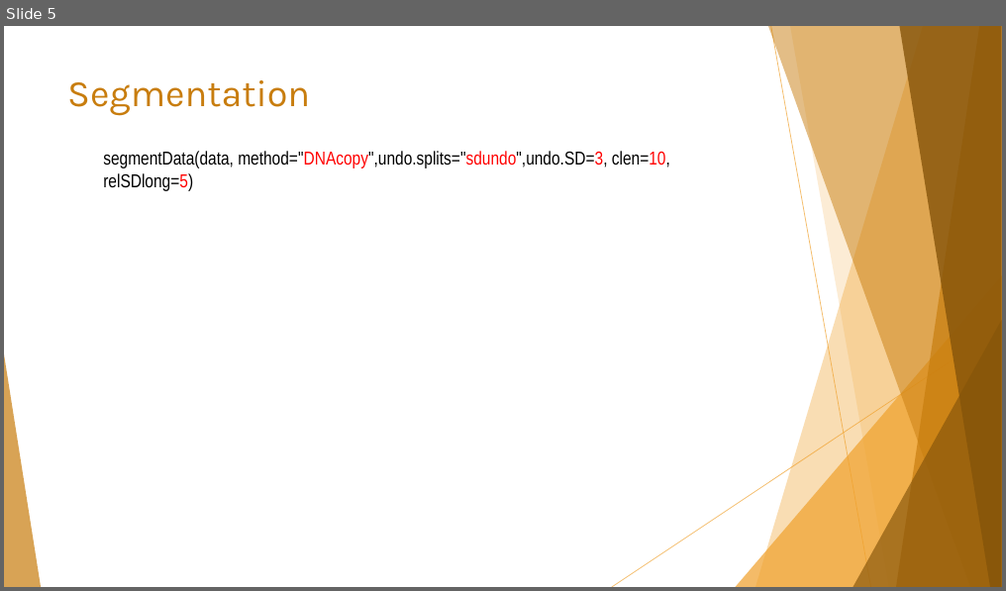
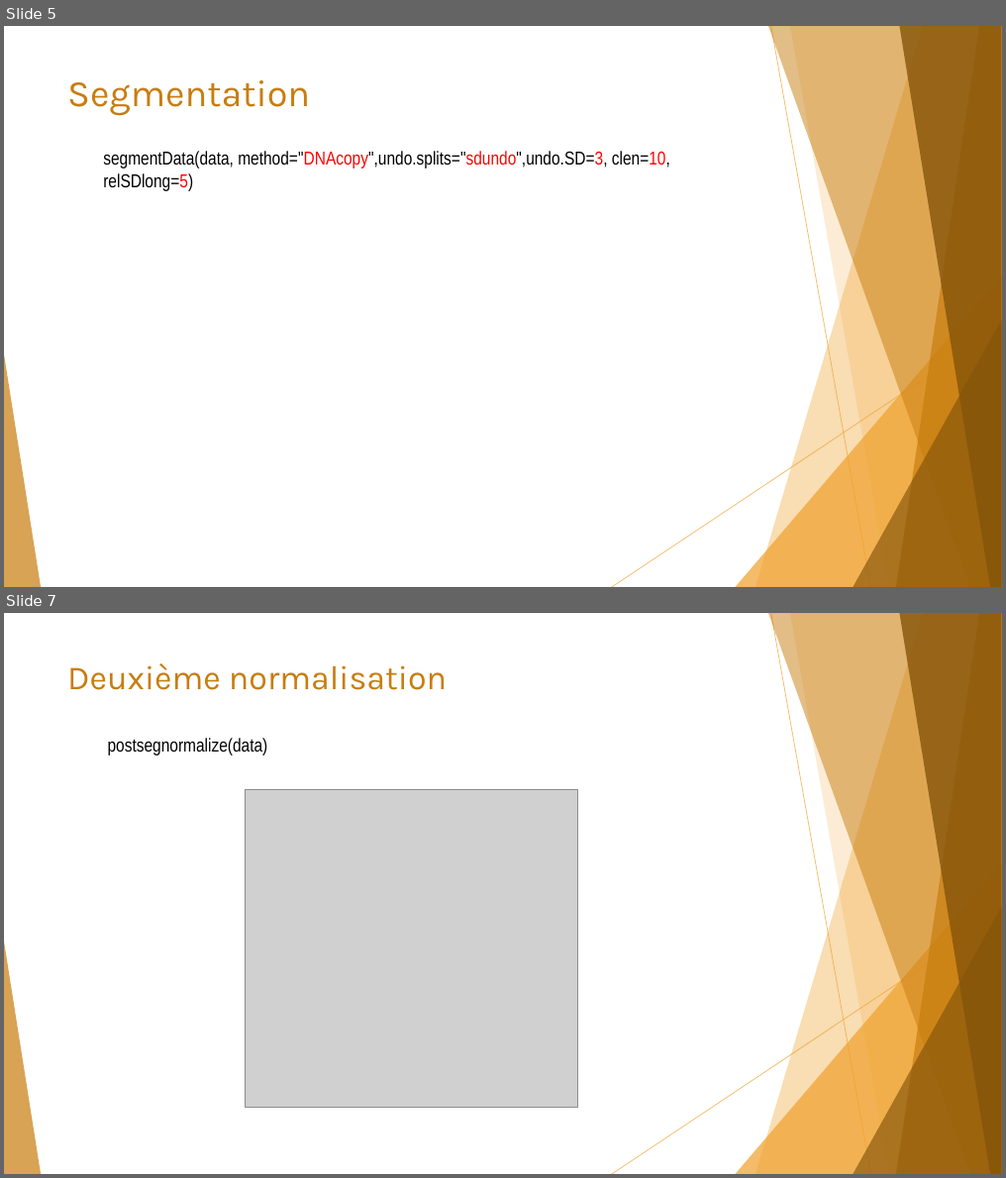
Before and after one commit to Elie-Bordron/DEA-dataviz, a slide deck: docs/docs_I_made/slides/rCGH.pptx. Shown one above the other, each under a label of ours: slide 5 before the commit, slides 5 and 7 after it; the slides between them are not shown. The pictures are 1006x591 and 1006x1178 pixels, drawn with LibreOffice and Linux fonts; fonts in the diff are those of the drawing; grey boxes stand for pictures. Boxes give left, top, right and bottom in pixels: in the first picture for what was removed or moved away, otherwise in the second. Text is boxed around its words. In the diff, an @@ line names an element or a change of style, - is before the commit and + after.

```diff
--- a/docs/docs_I_made/slides/rCGH.pptx
+++ b/docs/docs_I_made/slides/rCGH.pptx
@@ slide 7 added at bbox=[4, 613, 1002, 1174], background #FFFFFF; not listed: 10 template elements that a slide beside it also shows @@
@@ title added at bbox=[67, 663, 447, 690], 32.4 pt, text #C87D0E @@
+Deuxième normalisation
@@ text added at bbox=[108, 738, 268, 756], 18 pt, text #000000 @@
+postsegnormalize(data)
@@ picture added at bbox=[245, 789, 577, 1107] @@
```
Also in this commit, not shown: 1 slide changed, 7 other files.
